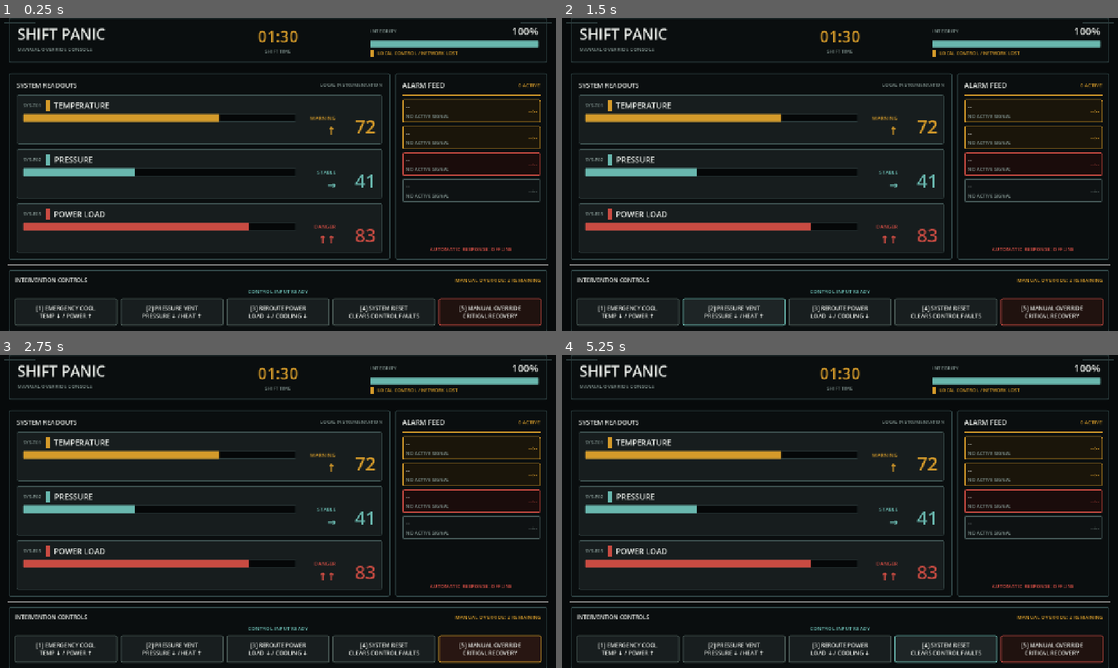
Above: before the commit, frames 1-4 (two rows, left to right).
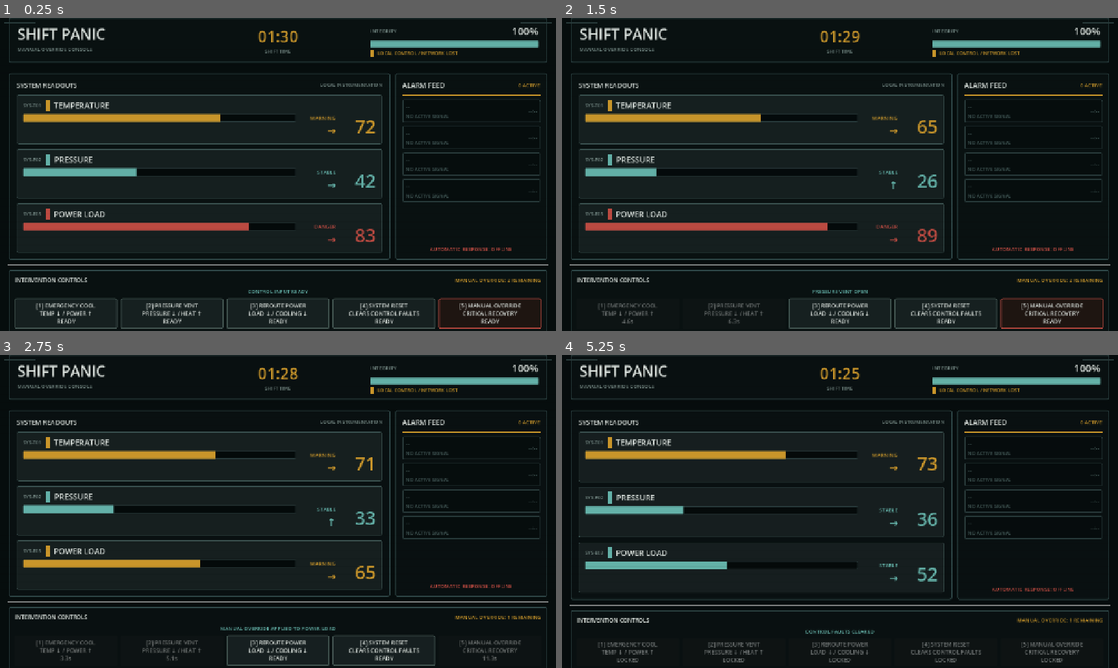
Above: after the commit, the same moments.

Repository: Khl996/Shit-Panic
Game: Godot game, scene res://scenes/main.tscn
The game is run twice, just before and just after one commit, with the same random seed, the same clock (stepped at 60 frames per second) and the same inputs.
Inputs:
- Up to frame 1 (0.25 s): no input
- Up to frame 2 (1.5 s): click "[1] EMERGENCY COOL TEMP ↓ / P…" at 0.5 s; click "[2] PRESSURE VENT PRESSURE ↓ …" at 1.25 s
- Up to frame 3 (2.75 s): click "[5] MANUAL OVERRIDE CRITICAL …" at 2 s
- Up to frame 4 (5.25 s): click "[3] REROUTE POWER LOAD ↓ / CO…" at 2.75 s; click "[4] SYSTEM RESET CLEARS CONTR…" at 3.5 s; tap Enter at 4.25, 5.1 s; hold D 4.28-5.03 s; tap R at 4.35 s; tap Space at 5 s; hold A from 5.03 s (still down)

The runs differ from the first frame. In frame 1, 3.9% of the frame differs, in the area x 2-98%, y 25-100%; in frame 2, 4.6%; in frame 3, 6.6%; in frame 4, 10%, in the area x 1-99%, y 4-99%.
Error before the commit: Parse Error: Cannot assign a value of type "TextServer.Direction" as "Control.TextDirection". (res://scripts/game_controller.gd:310)

Commit message:
fix: use Godot control text direction enums

Diff:
--- a/scripts/game_controller.gd
+++ b/scripts/game_controller.gd
@@ -307,13 +307,13 @@
 	panel_margin.add_child(layout)
 
 	_result_title_label = Label.new()
-	_result_title_label.text_direction = TextServer.DIRECTION_LTR
+	_result_title_label.text_direction = Control.TEXT_DIRECTION_LTR
 	_result_title_label.horizontal_alignment = HORIZONTAL_ALIGNMENT_CENTER
 	_result_title_label.add_theme_font_size_override("font_size", 34)
 	layout.add_child(_result_title_label)
 
 	_result_body_label = Label.new()
-	_result_body_label.text_direction = TextServer.DIRECTION_LTR
+	_result_body_label.text_direction = Control.TEXT_DIRECTION_LTR
 	_result_body_label.add_theme_font_size_override("font_size", 16)
 	_result_body_label.autowrap_mode = TextServer.AUTOWRAP_WORD_SMART
 	_result_body_label.size_flags_vertical = Control.SIZE_EXPAND_FILL
@@ -321,7 +321,7 @@
 
 	_retry_button = Button.new()
 	_retry_button.text = "RETRY SHIFT"
-	_retry_button.text_direction = TextServer.DIRECTION_LTR
+	_retry_button.text_direction = Control.TEXT_DIRECTION_LTR
 	_retry_button.custom_minimum_size = Vector2(0.0, 54.0)
 	_retry_button.add_theme_font_size_override("font_size", 18)
 	_retry_button.pressed.connect(reset_round)
Not shown, added: scripts/audio_feedback_controller.gd.uid
Not shown, added: scripts/panic_feedback_controller.gd.uid
